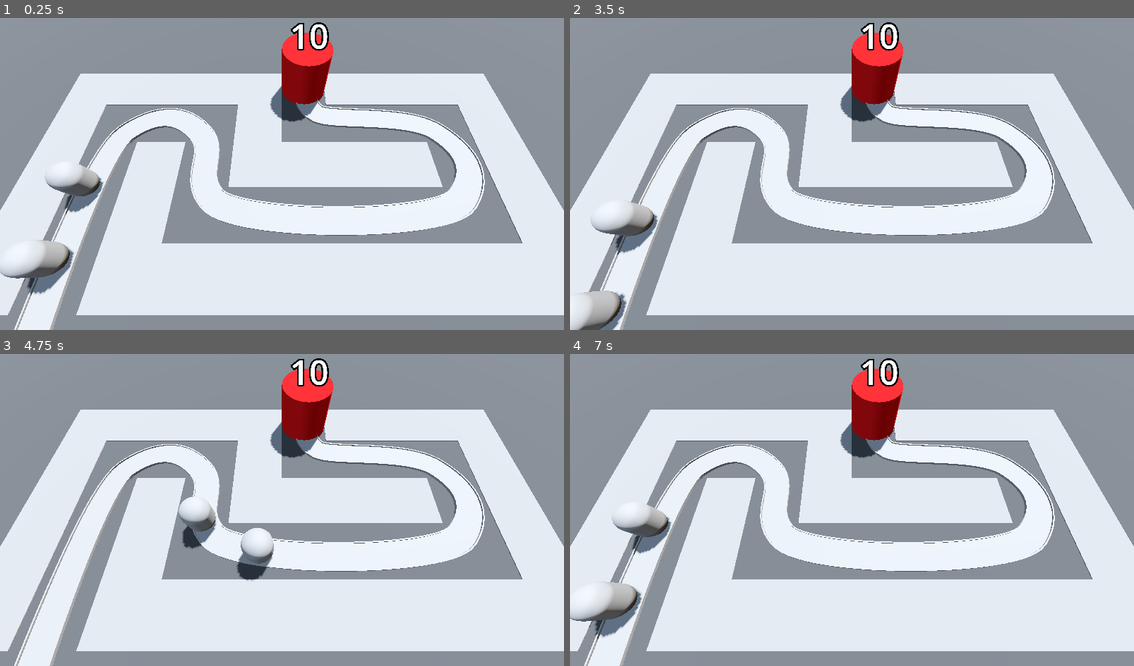
Above: before the commit, frames 1-4 (two rows, left to right).
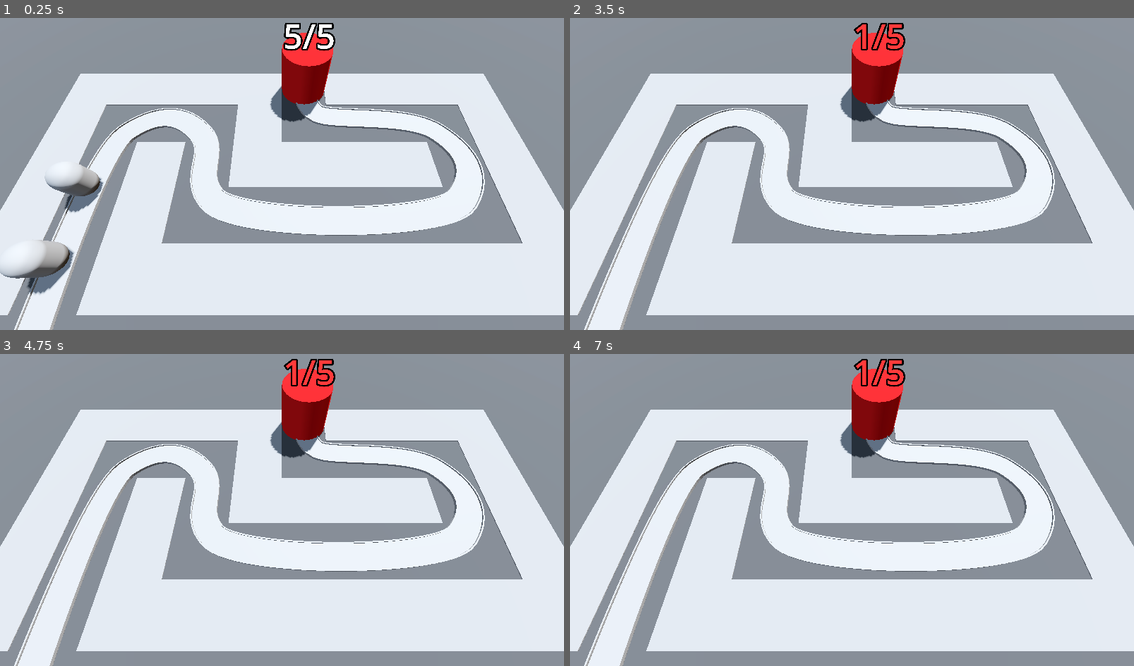
Above: after the commit, the same moments.

Repository: Durb0/GameDev_tuto_Godot_3D
Game: Godot game, scene res://BaseLevel.tscn
The game is run twice, just before and just after one commit, with the same random seed, the same clock (stepped at 60 frames per second) and the same inputs.
Inputs:
- Up to frame 1 (0.25 s): no input
- Up to frame 2 (3.5 s): no input
- Up to frame 3 (4.75 s): no input
- Up to frame 4 (7 s): no input

The runs differ from the first frame. In frame 1, 0.6% of the frame differs, in the area x 50-60%, y 1-11%; in frame 2, 2.4%; in frame 3, 1.9%; in frame 4, 2.4%, in the area x 0-60%, y 1-92%.
Error after the commit: Invalid assignment of property or key 'text' with value of type 'String' on a base object of type 'Nil'. (res://base/base.gd:32)

Commit message:
3.10 Text, Strings and Colors

Diff:
--- a/barbarian-blaster/BaseLevel.tscn
+++ b/barbarian-blaster/BaseLevel.tscn
@@ -72,13 +72,14 @@
 [node name="Enemy" parent="Path3D" instance=ExtResource("2_5x8ra")]
 transform = Transform3D(0.99778, 0, -0.0665187, 0, 1, 0, 0.0665187, 0, 0.99778, -14, 0, 14)
 speed = 20.0
-damage = 5
+damage = 2
 
 [node name="Enemy2" parent="Path3D" instance=ExtResource("2_5x8ra")]
 transform = Transform3D(0.999769, 0, 0.0212701, 0, 1, 0, -0.0212701, 0, 0.999769, -14.2306, 0, 9.00587)
 progress = 5.0
 speed = 20.0
-damage = 5
+damage = 2
 
 [node name="Base" parent="." instance=ExtResource("3_o2j4u")]
 transform = Transform3D(1, 0, 0, 0, 1, 0, 0, 0, 1, 2, 0, -6)
+max_pv = 5
--- a/barbarian-blaster/base/base.gd
+++ b/barbarian-blaster/base/base.gd
@@ -1,19 +1,24 @@
+@tool
 extends Node3D
 class_name Base
 
-@onready var label_3d: Label3D = $Label3D
+@onready var label_3d: Label3D  = $Label3D
 
 @export var max_pv: int = 10:
 	set(value):
 		max_pv = value
 		if Engine.is_editor_hint():
-			$Label3D.text = str(value)
+			pv = value
+		showLabelText()
 
 var pv: int:
 	set(value):
 		pv = value
-		if Engine.is_embedded_in_editor():
-			$Label3D.text = str(value)
+		showLabelText()
+		label_3d.modulate = Color.RED.lerp(
+			Color.WHITE,
+			float(pv) / float(max_pv)
+		)
 		if pv < 1:
 			get_tree().reload_current_scene()
 
@@ -22,3 +27,6 @@
 
 func takeDamage(damage:int) -> void:
 	pv -= damage
+
+func showLabelText():
+	label_3d.text = str(pv) + "/" + str(max_pv)
--- a/barbarian-blaster/base/base.tscn
+++ b/barbarian-blaster/base/base.tscn
@@ -7,6 +7,7 @@
 
 [node name="Base" type="Node3D" groups=["base"]]
 script = ExtResource("1_mftly")
+max_pv = 5
 
 [node name="CSGCylinder3D" type="CSGCylinder3D" parent="."]
 transform = Transform3D(1, 0, 0, 0, 1, 0, 0, 0, 1, 0, 2, 0)
@@ -18,6 +19,6 @@
 [node name="Label3D" type="Label3D" parent="."]
 transform = Transform3D(1, 0, 0, 0, 1, 0, 0, 0, 1, 0, 5, 0)
 billboard = 1
-text = "10"
+text = "5/5"
 font_size = 500
 outline_size = 100
